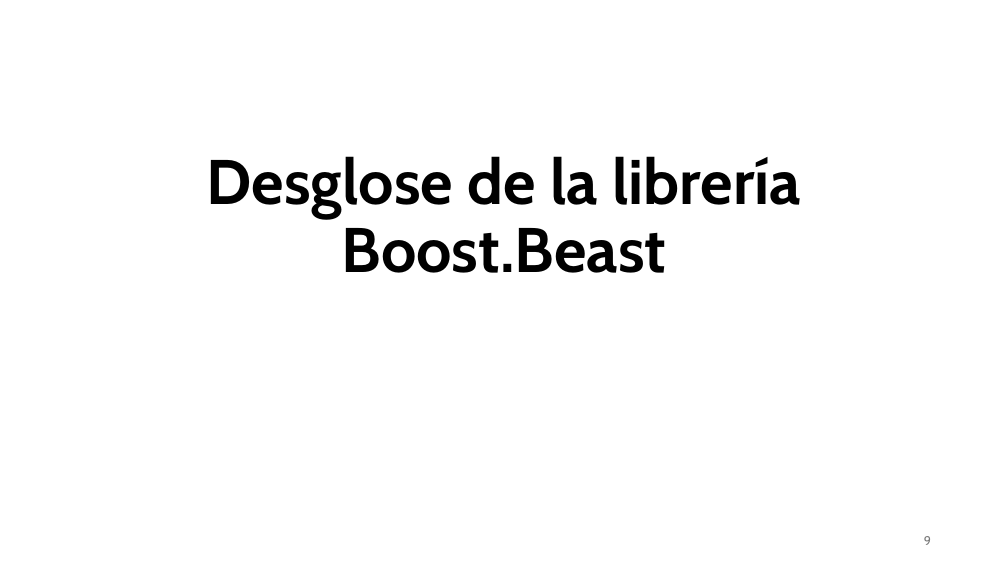
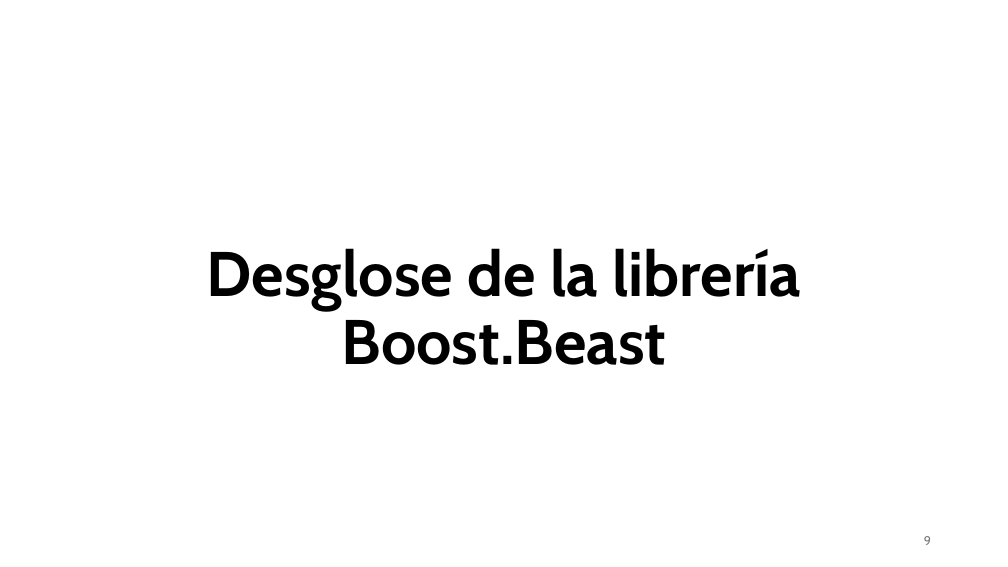
Before and after one commit to aldebarran22/CURSO_CPP_SERVICIOS_30H, a slide deck: slide 9 of doc/2_Creacion_API_RESTfull_C++.pptx. Drawn at 1008x567 pixels with LibreOffice and Linux fonts; fonts in the diff are those of the drawing. Boxes give left, top, right and bottom in pixels: in the first picture for what was removed or moved away, otherwise in the second. Text is boxed around its words. In the diff, an @@ line names an element or a change of style, - is before the commit and + after.

```diff
--- a/doc/2_Creacion_API_RESTfull_C++.pptx
+++ b/doc/2_Creacion_API_RESTfull_C++.pptx
@@ title "Desglose de la librería Boost.Beast" moved from (x1=207, y1=156, x2=801, y2=273) to (x1=207, y1=248, x2=801, y2=365) @@
```
Also in this commit, not shown: 3 other slides changed, 3 other files.
